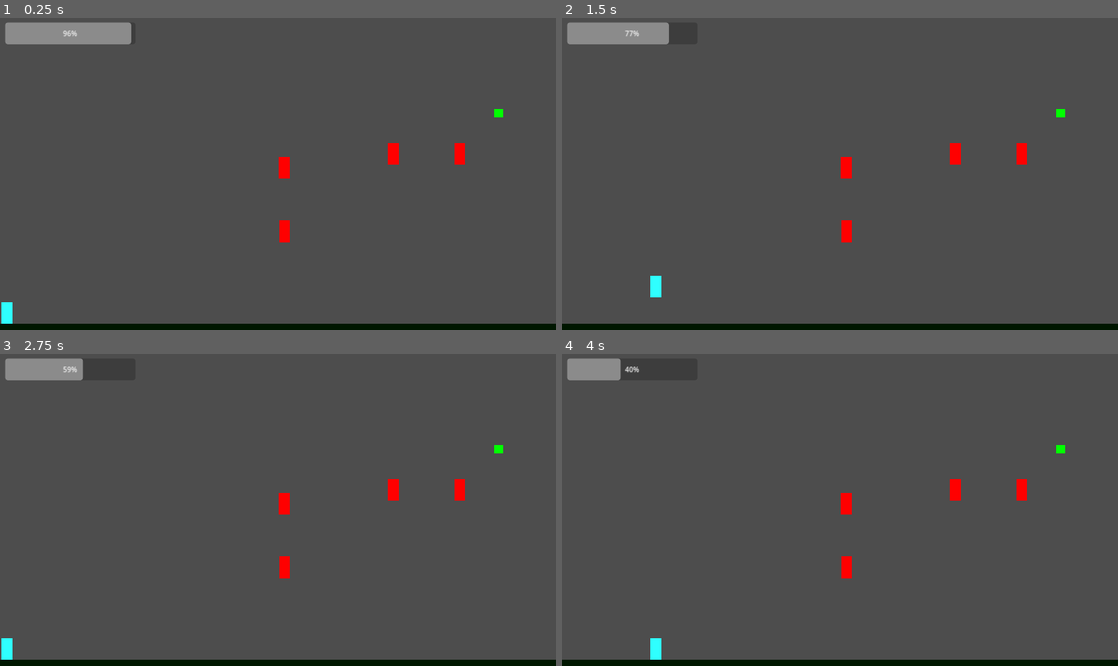
Above: before the commit, frames 1-4 (two rows, left to right).
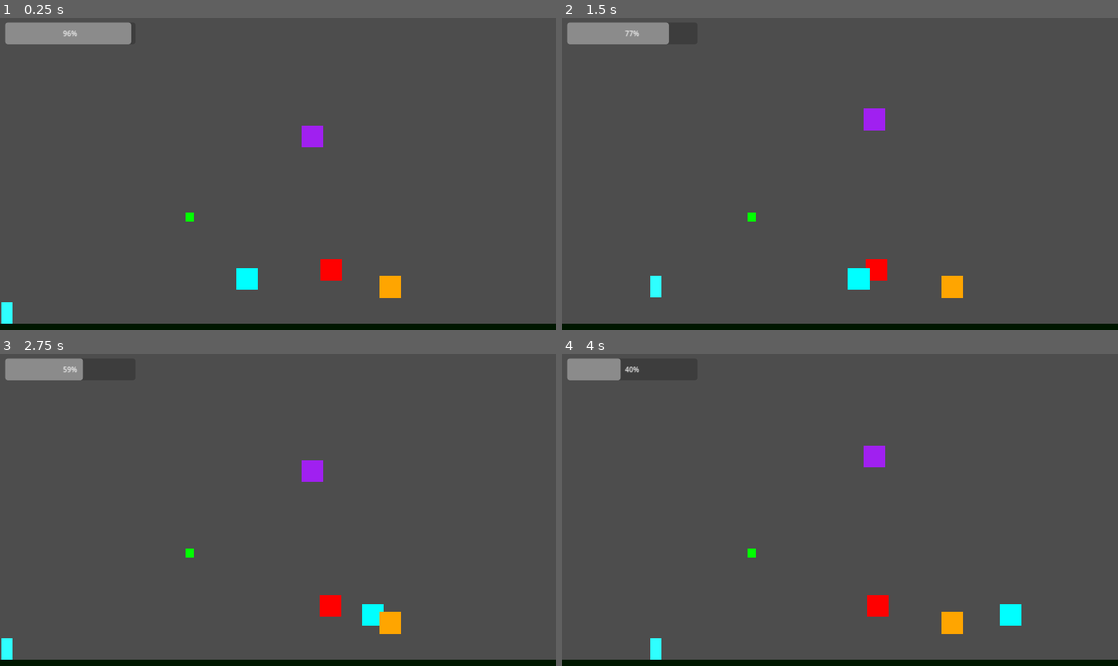
Above: after the commit, the same moments.

Repository: bryankatuari/outofpower
Game: Godot game, scene res://scenes/level_1.tscn
The game is run twice, just before and just after one commit, with the same random seed, the same clock (stepped at 60 frames per second) and the same inputs.
Inputs:
- Up to frame 1 (0.25 s): no input
- Up to frame 2 (1.5 s): hold Right (dash_right) from 0.53 s (still down); tap Space (jump) at 0.77 s
- Up to frame 3 (2.75 s): tap Space (jump) at 1.52 s; release Right (dash_right) at 2.03 s; hold Left (dash_left) from 2.03 s (still down)
- Up to frame 4 (4 s): release Left (dash_left) at 2.78 s; hold Right (dash_right) from 2.78 s (still down); tap Space (jump) at 3.02, 3.77 s

The runs differ from the first frame. In frame 1, 1.7% of the frame differs, in the area x 33-91%, y 29-90%; in frame 2, 1.7%; in frame 3, 1.7%; in frame 4, 1.7%.

Commit message:
enemy variants

Diff:
--- a/project.godot
+++ b/project.godot
@@ -49,6 +49,11 @@
 "events": [Object(InputEventKey,"resource_local_to_scene":false,"resource_name":"","device":-1,"window_id":0,"alt_pressed":false,"shift_pressed":false,"ctrl_pressed":false,"meta_pressed":false,"pressed":false,"keycode":0,"physical_keycode":32,"key_label":0,"unicode":32,"echo":false,"script":null)
 ]
 }
+dash={
+"deadzone": 0.5,
+"events": [Object(InputEventKey,"resource_local_to_scene":false,"resource_name":"","device":-1,"window_id":0,"alt_pressed":false,"shift_pressed":false,"ctrl_pressed":false,"meta_pressed":false,"pressed":false,"keycode":0,"physical_keycode":4194325,"key_label":0,"unicode":0,"echo":false,"script":null)
+]
+}
 dash_left={
 "deadzone": 0.5,
 "events": [Object(InputEventKey,"resource_local_to_scene":false,"resource_name":"","device":-1,"window_id":0,"alt_press …(182 unchanged characters)…
@@ -66,6 +71,5 @@
 }
 dash_down={
 "deadzone": 0.5,
-"events": [Object(InputEventKey,"resource_local_to_scene":false,"resource_name":"","device":-1,"window_id":0,"alt_pressed":false,"shift_pressed":false,"ctrl_pressed":false,"meta_pressed":false,"pressed":false,"keycode":0,"physical_keycode":4194322,"key_label":0,"unicode":0,"echo":false,"script":null)
-]
+"events": []
 }
--- a/scenes/enemy.tscn
+++ b/scenes/enemy.tscn
@@ -1,20 +1,40 @@
-[gd_scene load_steps=3 format=3 uid="uid://t4qjk31ad6v6"]
+[gd_scene load_steps=5 format=3 uid="uid://t4qjk31ad6v6"]
 
 [ext_resource type="Script" path="res://scripts/enemy.gd" id="1_e7pmg"]
 
-[sub_resource type="RectangleShape2D" id="RectangleShape2D_4qpd4"]
-size = Vector2(25, 50)
+[sub_resource type="RectangleShape2D" id="RectangleShape2D_ldp5r"]
+size = Vector2(50, 50)
+
+[sub_resource type="RectangleShape2D" id="RectangleShape2D_4c1mf"]
+size = Vector2(894, 177)
+
+[sub_resource type="RectangleShape2D" id="RectangleShape2D_yllbw"]
+size = Vector2(50, 50)
 
 [node name="Enemy" type="Area2D"]
-position = Vector2(313, 591)
 script = ExtResource("1_e7pmg")
 
 [node name="CollisionShape2D" type="CollisionShape2D" parent="."]
-position = Vector2(0.5, 32)
-shape = SubResource("RectangleShape2D_4qpd4")
+position = Vector2(0, 108)
+shape = SubResource("RectangleShape2D_ldp5r")
 
 [node name="Polygon2D" type="Polygon2D" parent="."]
+position = Vector2(0, 80)
 color = Color(1, 0, 0, 1)
-polygon = PackedVector2Array(-12, 7, 13, 7, 13, 57, -12, 57)
+polygon = PackedVector2Array(-25, 3, 25, 3, 25, 53, -25, 53)
+
+[node name="DetectionArea" type="Area2D" parent="."]
+position = Vector2(0, 108)
+
+[node name="CollisionShape2D" type="CollisionShape2D" parent="DetectionArea"]
+shape = SubResource("RectangleShape2D_4c1mf")
+
+[node name="Hitbox" type="Area2D" parent="."]
+
+[node name="CollisionShape2D" type="CollisionShape2D" parent="Hitbox"]
+position = Vector2(0, 108)
+shape = SubResource("RectangleShape2D_yllbw")
 
 [connection signal="body_entered" from="." to="." method="_on_body_entered"]
+[connection signal="body_entered" from="DetectionArea" to="." method="_on_detection_area_body_entered"]
+[connection signal="body_entered" from="Hitbox" to="." method="_on_hitbox_body_entered"]
--- a/scenes/level_1.tscn
+++ b/scenes/level_1.tscn
@@ -37,18 +37,6 @@
 color = Color(0, 0.0901961, 0, 1)
 polygon = PackedVector2Array(-640, 15, -640, 29, 640, 29, 640, 15)
 
-[node name="Enemy" parent="." instance=ExtResource("2_3tqpx")]
-position = Vector2(905, 283)
-
-[node name="Enemy2" parent="." instance=ExtResource("2_3tqpx")]
-position = Vector2(654, 315)
-
-[node name="Enemy3" parent="." instance=ExtResource("2_3tqpx")]
-position = Vector2(1058, 283)
-
-[node name="Enemy4" parent="." instance=ExtResource("2_3tqpx")]
-position = Vector2(655, 461)
-
 [node name="UI" type="CanvasLayer" parent="."]
 
 [node name="PowerBar" type="ProgressBar" parent="UI"]
@@ -64,4 +52,23 @@
 value = 100.0
 
 [node name="Goal" parent="." instance=ExtResource("3_7jy2u")]
-position = Vector2(1138, 211)
+position = Vector2(427, 450)
+
+[node name="Enemy" parent="." instance=ExtResource("2_3tqpx")]
+position = Vector2(743, 474)
+patrol_distance = 50.0
+
+[node name="Enemy2" parent="." instance=ExtResource("2_3tqpx")]
+position = Vector2(719, 146)
+enemy_type = 1
+patrol_distance = 50.0
+
+[node name="Enemy3" parent="." instance=ExtResource("2_3tqpx")]
+position = Vector2(569, 495)
+enemy_type = 3
+patrol_distance = 50.0
+
+[node name="Enemy4" parent="." instance=ExtResource("2_3tqpx")]
+position = Vector2(898, 513)
+enemy_type = 2
+patrol_distance = 50.0
--- a/scripts/enemy.gd
+++ b/scripts/enemy.gd
@@ -1,4 +1,68 @@
 extends Area2D
+
+enum EnemyType {
+	PATROL_HORIZONTAL,
+	PATROL_VERTICAL,
+	CHARGER,
+	COWARD
+}
+
+@export var enemy_type: EnemyType = EnemyType.PATROL_HORIZONTAL
+@export var move_speed = 80.0
+@export var patrol_distance = 100.0
+@export var charge_speed = 180.0
+@export var flee_speed = 140.0
+
+var start_position = Vector2.ZERO
+var direction = 1
+var player_in_detection = false
+var player_ref = null
+
+func _ready():
+	start_position = global_position
+	match enemy_type:
+		EnemyType.PATROL_HORIZONTAL:
+			$Polygon2D.color = Color.RED
+		EnemyType.PATROL_VERTICAL:
+			$Polygon2D.color = Color.PURPLE
+		EnemyType.CHARGER:
+			$Polygon2D.color = Color.ORANGE
+		EnemyType.COWARD:
+			$Polygon2D.color = Color.CYAN
+
+func _physics_process(delta):
+	var move_vector = Vector2.ZERO
+
+	match enemy_type:
+		EnemyType.PATROL_HORIZONTAL:
+			if global_position.x >= start_position.x + patrol_distance:
+				direction = -1
+			elif global_position.x <= start_position.x - patrol_distance:
+				direction = 1
+
+			move_vector = Vector2(direction * move_speed, 0)
+
+		EnemyType.PATROL_VERTICAL:
+			if global_position.y >= start_position.y + patrol_distance:
+				direction = -1
+			elif global_position.y <= start_position.y - patrol_distance:
+				direction = 1
+
+			move_vector = Vector2(0, direction * move_speed)
+
+		EnemyType.CHARGER:
+			if player_in_detection and is_instance_valid(player_ref):
+				var dx = player_ref.global_position.x - global_position.x
+				if abs(dx) > 2:
+					move_vector = Vector2(sign(dx) * charge_speed, 0)
+
+		EnemyType.COWARD:
+			if player_in_detection and is_instance_valid(player_ref):
+				var dx = global_position.x - player_ref.global_position.x
+				if abs(dx) > 2:
+					move_vector = Vector2(sign(dx) * flee_speed, 0)
+
+	global_position += move_vector * delta
 
 func _on_body_entered(body):
 	if body.is_in_group("player"):
@@ -8,3 +72,13 @@
 			queue_free()
 		else:
 			body.die()
+
+func _on_detection_area_body_entered(body):
+	if body.is_in_group("player"):
+		player_in_detection = true
+		player_ref = body
+
+func _on_detection_area_body_exited(body):
+	if body.is_in_group("player"):
+		player_in_detection = false
+		player_ref = null
